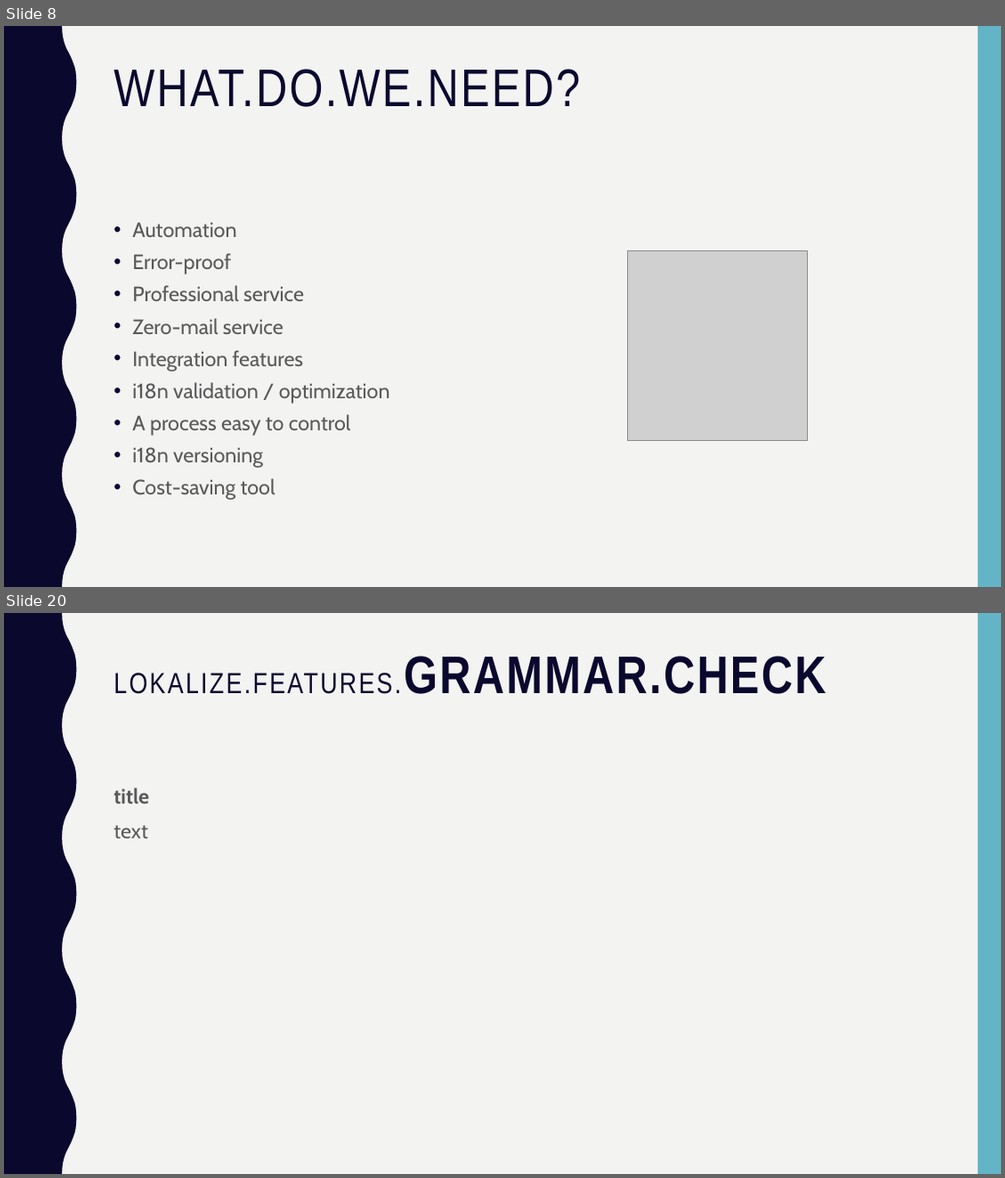
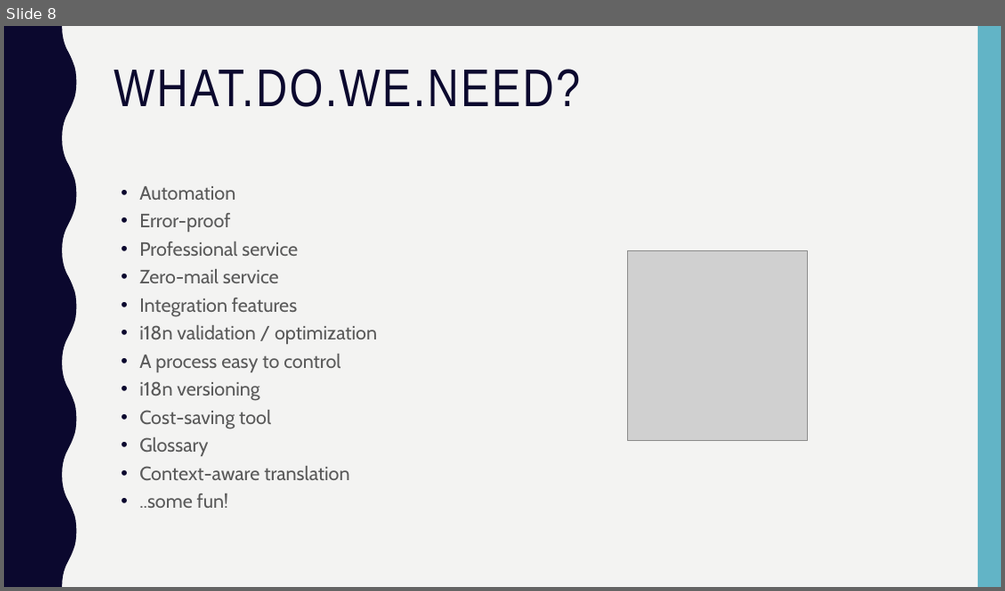
Before and after one commit to matteopelucco/lokalise, a slide deck: presentation/lokalise.pptx. Shown one above the other, each under a label of ours: slides 8 and 20 before the commit, slide 8 after it; the slides between them are not shown. The pictures are 1005x1178 and 1005x591 pixels, drawn with LibreOffice and Linux fonts; fonts in the diff are those of the drawing; grey boxes stand for pictures. Boxes give left, top, right and bottom in pixels: in the first picture for what was removed or moved away, otherwise in the second. Text is boxed around its words. In the diff, an @@ line names an element or a change of style, - is before the commit and + after.

```diff
--- a/presentation/lokalise.pptx
+++ b/presentation/lokalise.pptx
@@ slide 20 removed at [4,613,1001,1174], background #F3F3F2; not listed: 2 template elements that a slide beside it also shows @@
@@ title removed at [113,656,825,694] @@
-LOKALIZE.FEATURES.GRAMMAR.CHECK
@@ text removed at [113,787,149,838] @@
-title
-text
@@ slide 8 changed as well @@
@@ text "Automation": place and size @@
-text "Automation" at [132,222,390,499]
+text "Automation" at [139,186,377,507]
@@ text at [139,186,377,428]: size 20 to 18.5 pt in "Automation", "Error-proof", "Professional service", "Zero-mail service" and 5 more places; line spacing 1 to 0.9 @@
@@ text at [139,437,349,507]: paragraphs added @@
+• Glossary
+• Context-aware translation
+• ..some fun!
```
Also in this commit, not shown: 4 other slides changed, 21 slides added, 19 other slides removed, 4 other files.
